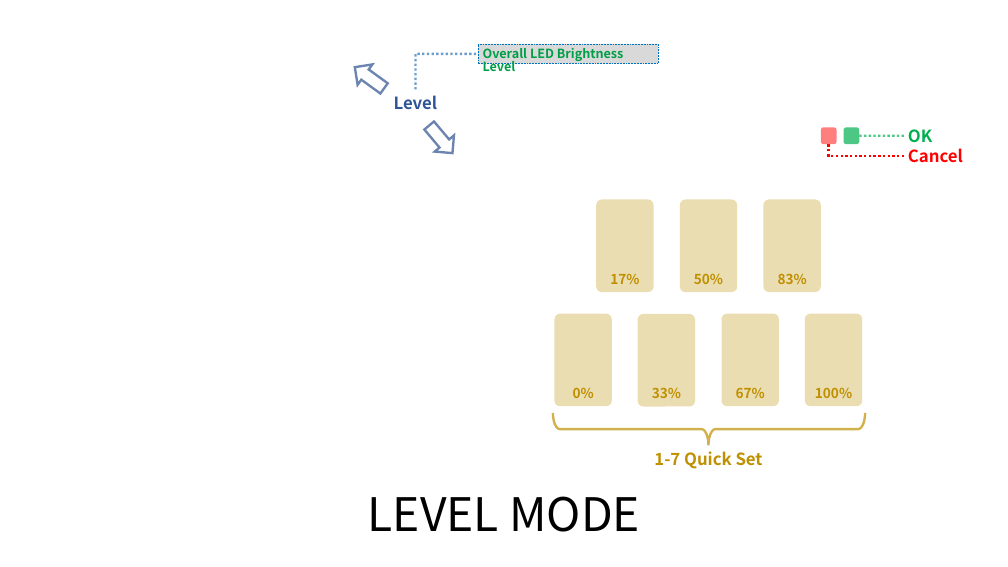
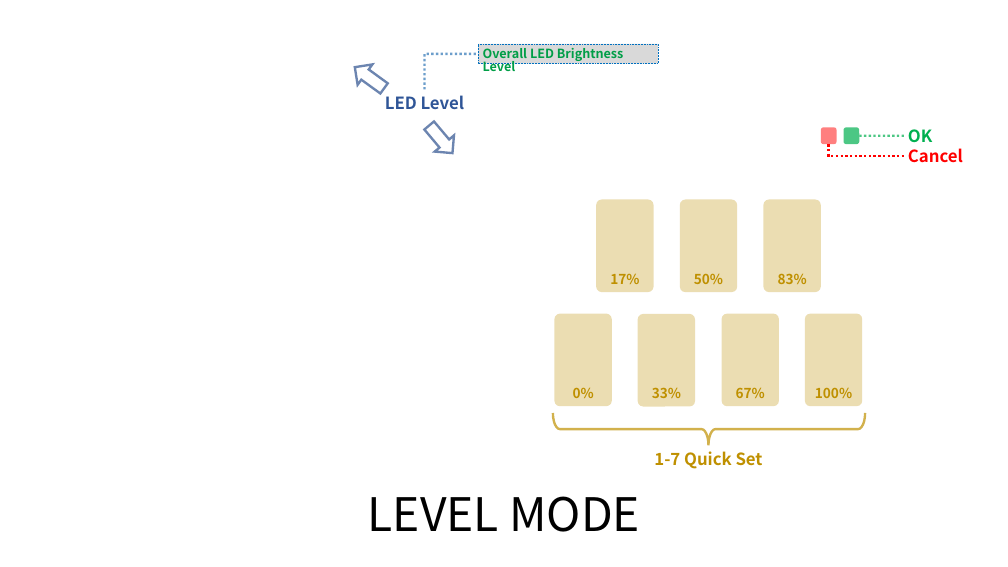
Before and after one commit to whowechina/iidx_pico, a slide deck: slide 4 of doc/Firmware_manual.pptx. Drawn at 1008x567 pixels with LibreOffice and Linux fonts; fonts in the diff are those of the drawing; background and template pictures are left out. Boxes give left, top, right and bottom in pixels: in the first picture for what was removed or moved away, otherwise in the second. Text is boxed around its words. In the diff, an @@ line names an element or a change of style, - is before the commit and + after.

Commit message:
Big update (analog and effect mode removed)

```diff
--- a/doc/Firmware_manual.pptx
+++ b/doc/Firmware_manual.pptx
@@ elbow line moved from (416, 89) - (478, 54) to (425, 89) - (478, 54) @@
@@ text at (385, 95, 465, 109): text changed @@
-Level
+LED Level
```
Also in this commit, not shown: 2 other slides changed, 1 slide removed, 24 other files.
